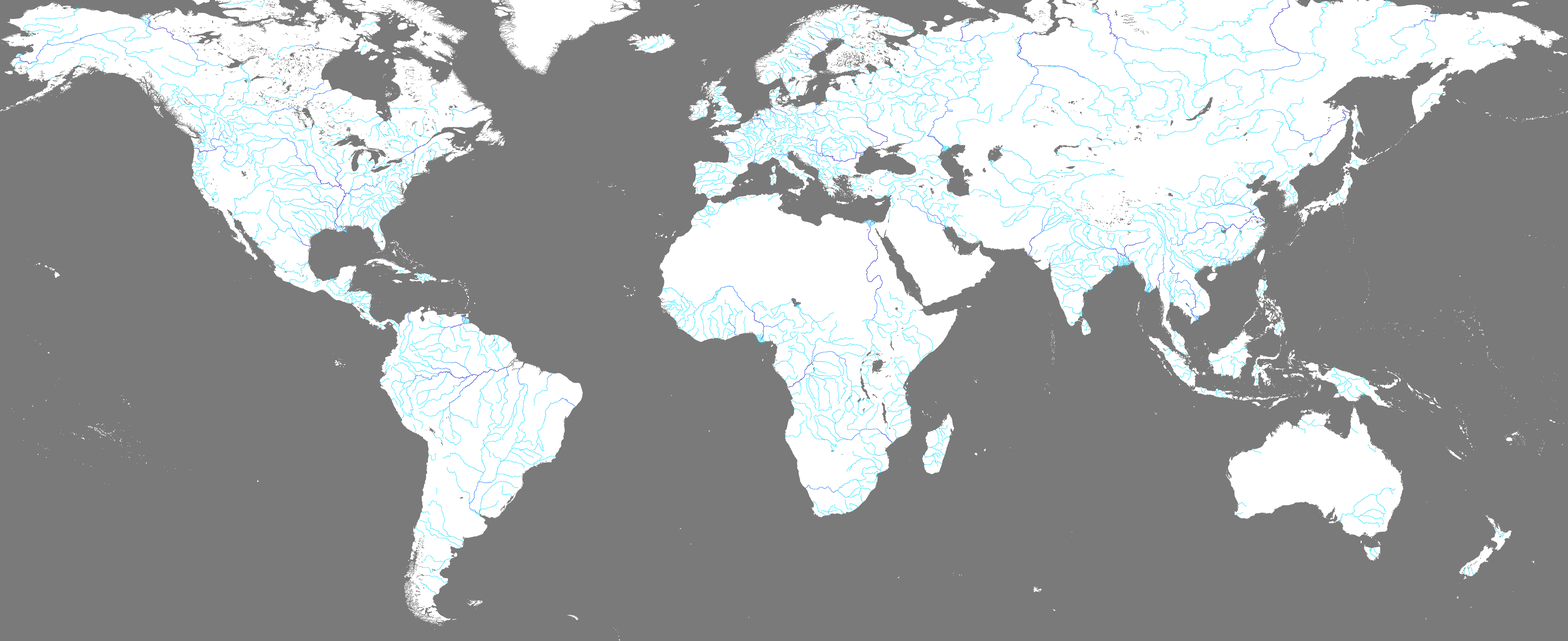
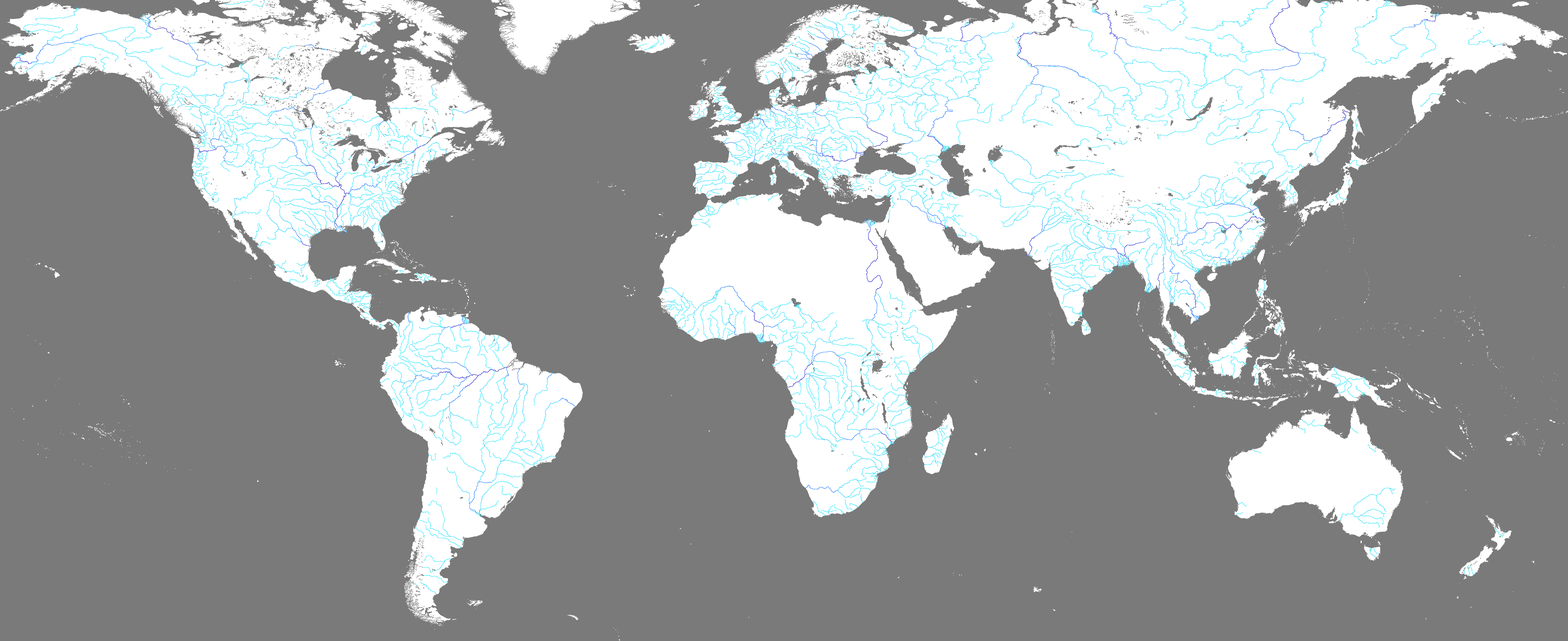
Comparing the layer stacks of the two 1568x641 images. Changes:
painted on "rivers.bmp" over 863, 206, 1260, 479
